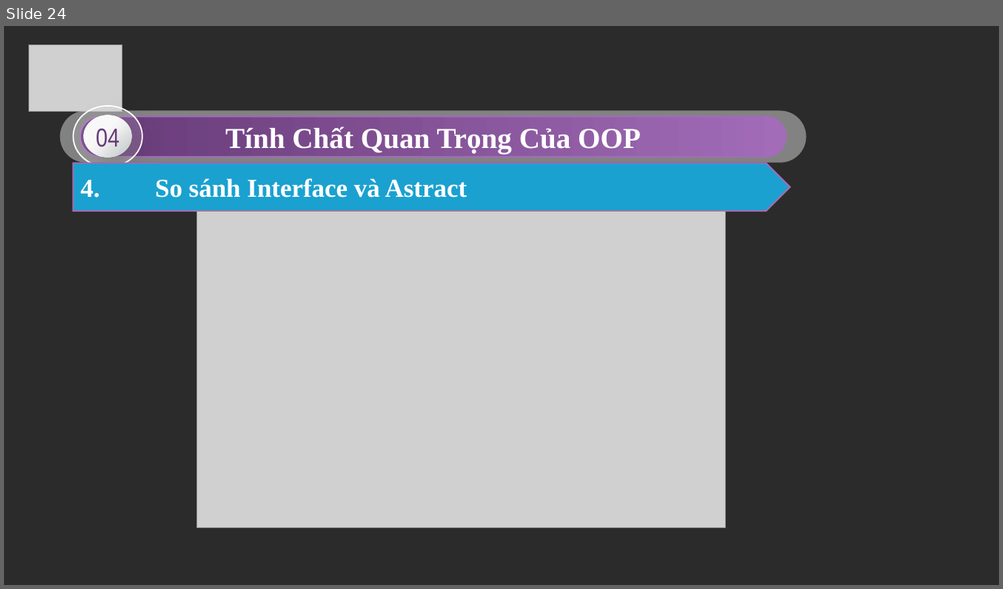
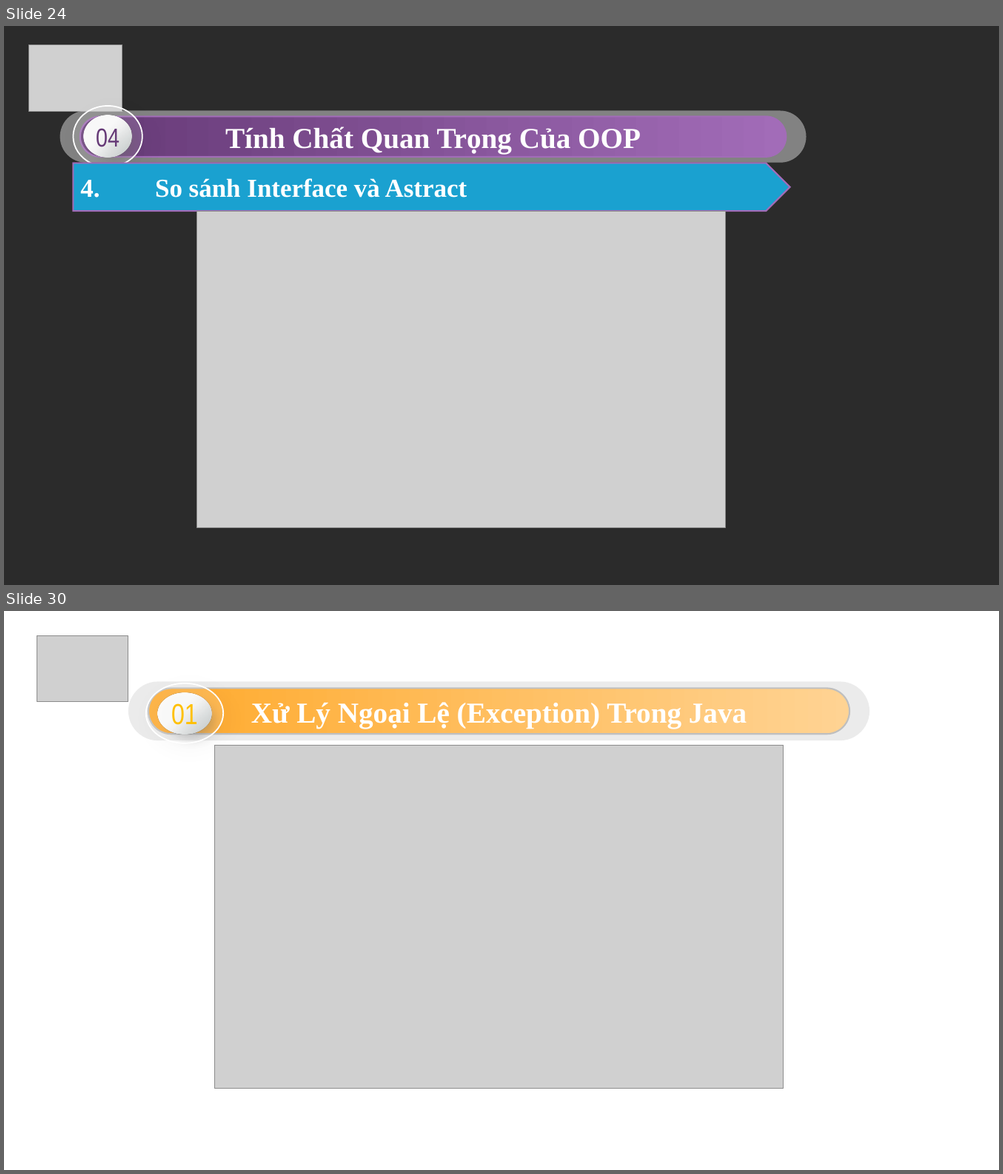
Before and after one commit to sonnguyen17099/t3h_slide, a slide deck: Bài 5.pptx. Shown one above the other, each under a label of ours: slide 24 before the commit, slides 24 and 30 after it; the slides between them are not shown. The pictures are 1003x589 and 1003x1174 pixels, drawn with LibreOffice and Linux fonts; fonts in the diff are those of the drawing; grey boxes stand for pictures; background and template pictures are left out; a plain dark background stands for a picture behind light text. Boxes give left, top, right and bottom in pixels: in the first picture for what was removed or moved away, otherwise in the second. Text is boxed around its words. In the diff, an @@ line names an element or a change of style, - is before the commit and + after.

```diff
--- a/Bài 5.pptx
+++ b/Bài 5.pptx
@@ slide 30 added at (4,611,999,1170), background #FFFFFF @@
@@ picture added at (37,635,128,701) @@
@@ rounded rectangle added at (128,682,870,741), fill #D9D9D9 at 50% opacity @@
@@ group added at (146,675,251,780): 3 ellipses, 1 freeform shape @@
+01
@@ rounded rectangle added at (148,689,849,734), fill gradient #FFAA2D to #FFD393, outline #FFFFFF 1.5 pt, 28 pt, text #FFFFFF, bold @@
+Xử Lý Ngoại Lệ (Exception) Trong Java
@@ picture added at (214,745,783,1089) @@
```
Also in this commit, not shown: 27 other slides added.
